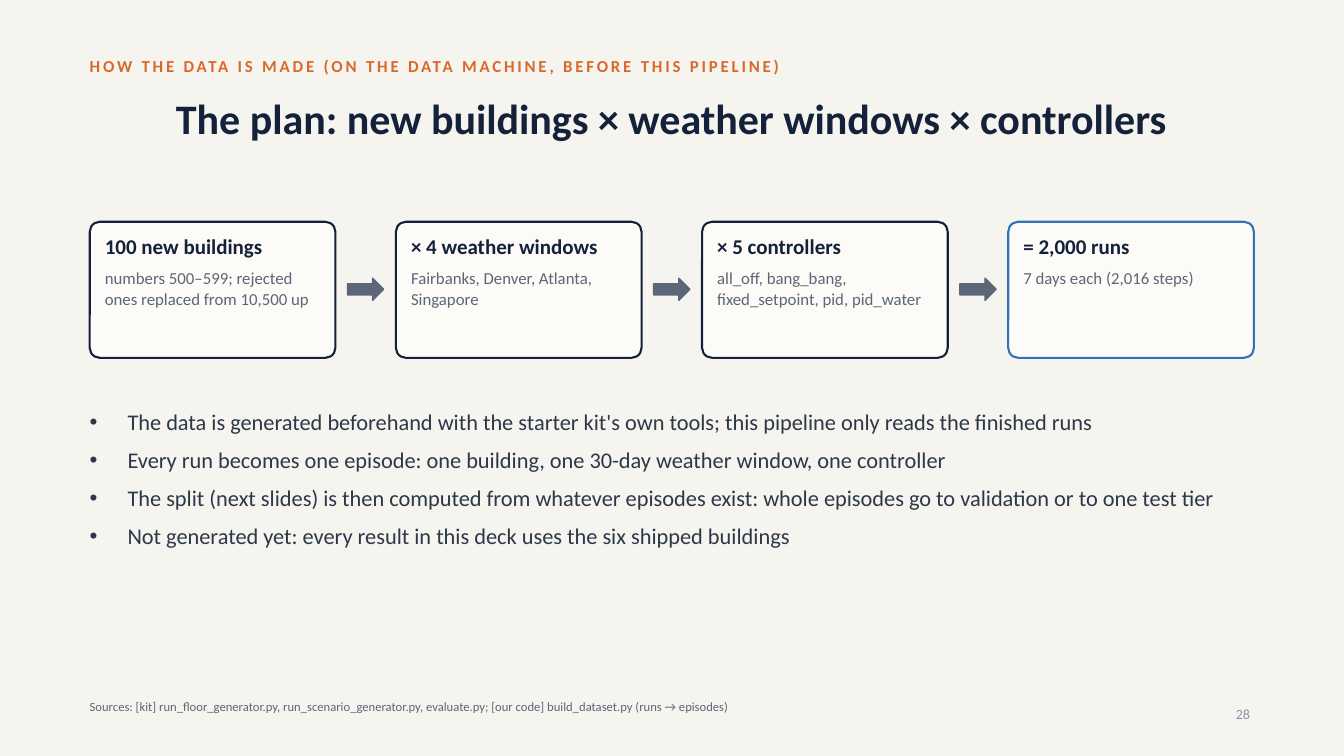
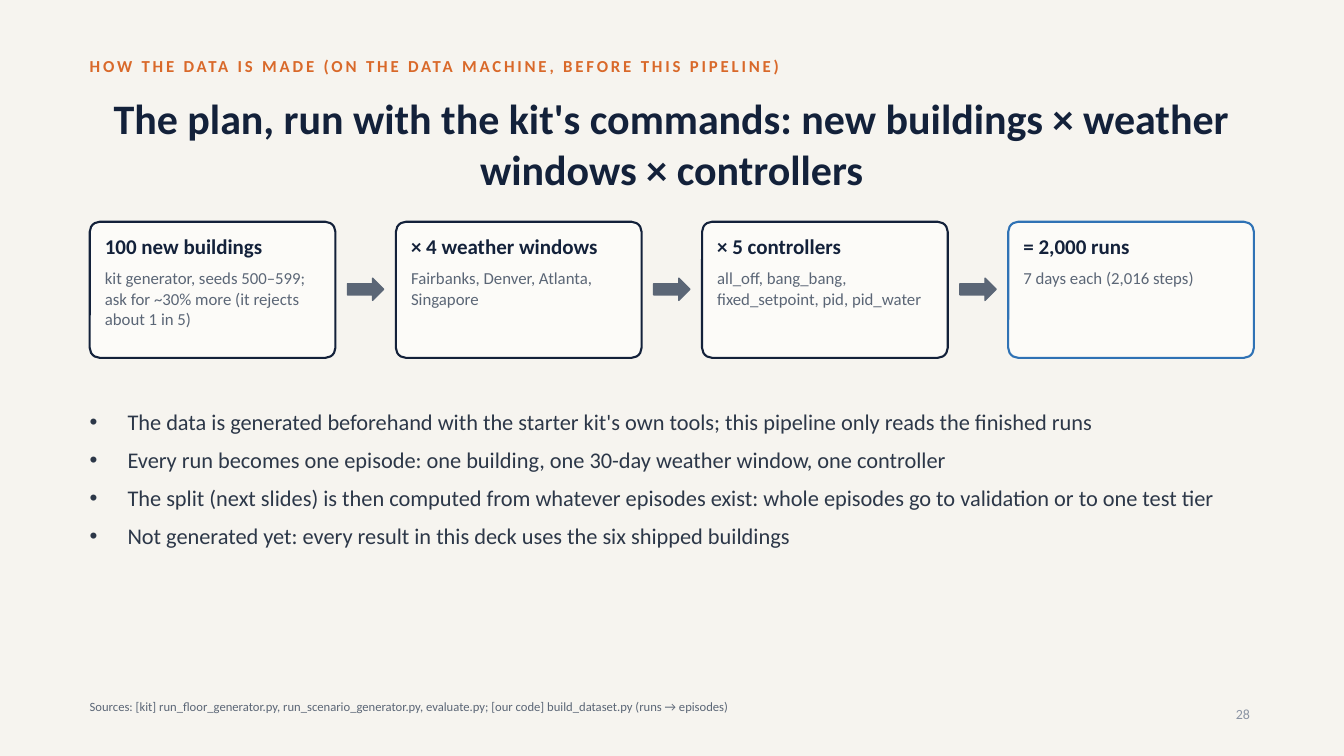
Before and after one commit to srivathsanb14/working-code, a slide deck: slide 28 of docs/One_Controller_for_Every_Building.pptx. Drawn at 1344x756 pixels with LibreOffice and Linux fonts; fonts in the diff are those of the drawing. Boxes give left, top, right and bottom in pixels: in the first picture for what was removed or moved away, otherwise in the second. Text is boxed around its words. In the diff, an @@ line names an element or a change of style, - is before the commit and + after.

```diff
--- a/docs/One_Controller_for_Every_Building.pptx
+++ b/docs/One_Controller_for_Every_Building.pptx
@@ title at [114, 104, 1228, 186]: text changed @@
-The plan: new buildings × weather windows × controllers
+The plan, run with the kit's commands: new buildings × weather windows × controllers
@@ text at [105, 272, 305, 327]: text changed @@
-numbers 500–599; rejected ones replaced from 10,500 up
+kit generator, seeds 500–599; ask for ~30% more (it rejects about 1 in 5)
```
Also in this commit, not shown: 3 other slides changed, 14 other files.
